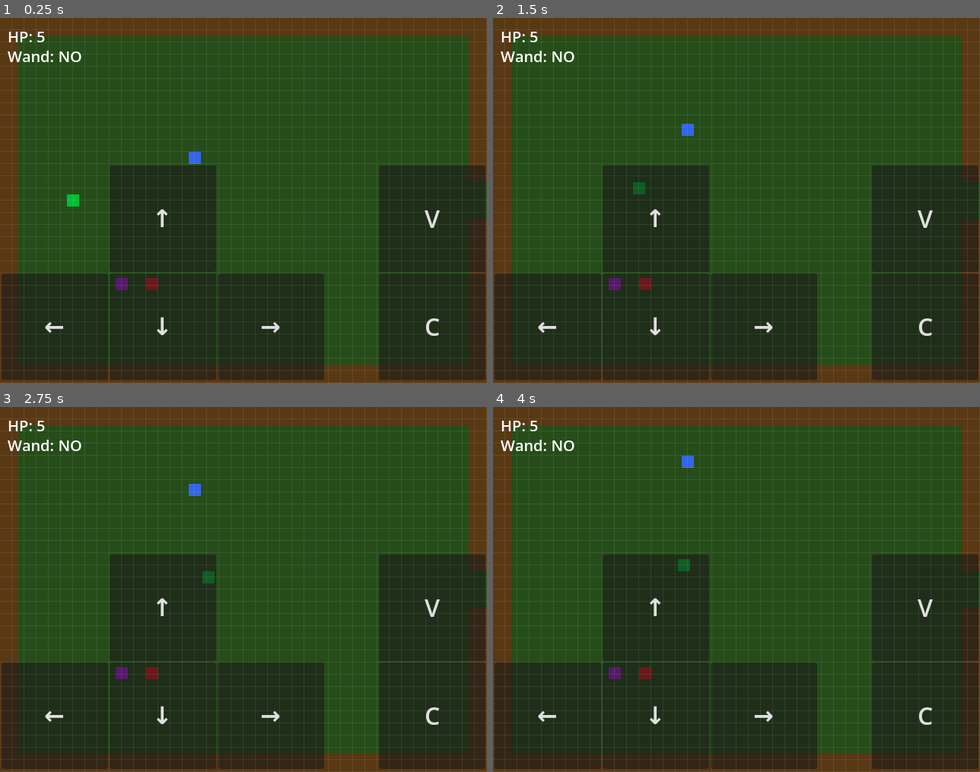
Above: before the commit, frames 1-4 (two rows, left to right).
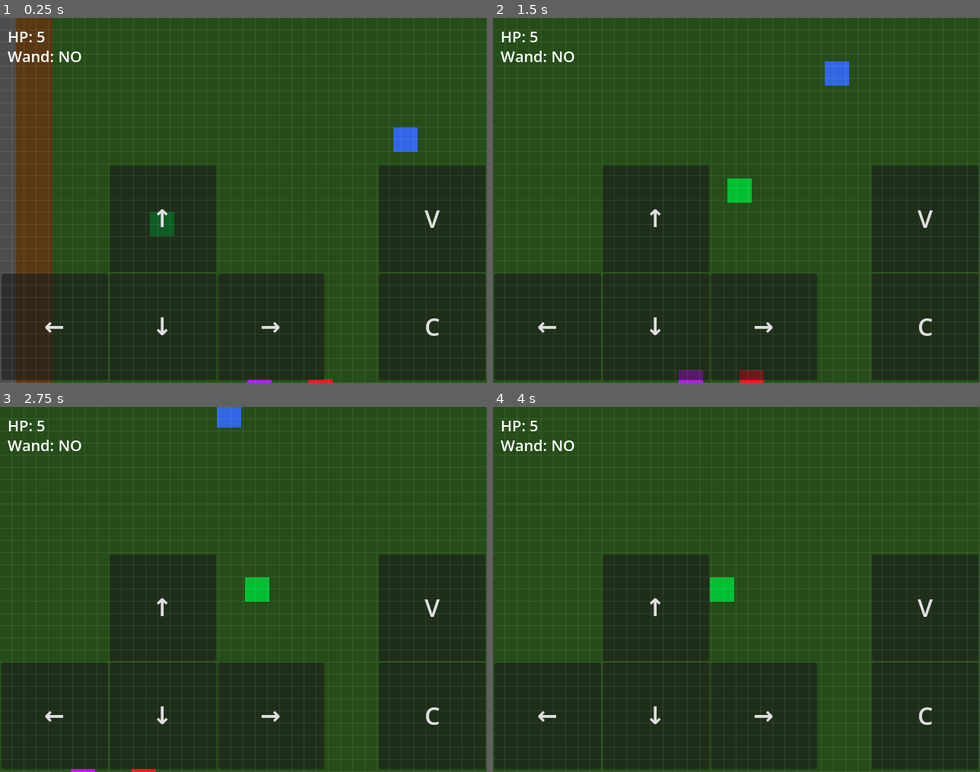
Above: after the commit, the same moments.

Repository: ollyfg/duddy-quest
Game: Godot game, scene res://scenes/main.tscn
The game is run twice, just before and just after one commit, with the same random seed, the same clock (stepped at 60 frames per second) and the same inputs.
Inputs (mouse positions are in pixels of both pictures, inside the frame that each line leads up to):
- Up to frame 1 (0.25 s): no input
- Up to frame 2 (1.5 s): move the mouse to (843, 182) at 0.52 s; hold D (move_right) 0.53-1.25 s; tap C (melee_attack) at 0.6 s; click (843, 182) at 0.67 s; drag from (639, 218) to (965, 200) at 1.27 s
- Up to frame 3 (2.75 s): move the mouse to (292, 509) at 2.02 s; hold D (move_right) from 2.03 s (still down); tap C (melee_attack) at 2.1 s
- Up to frame 4 (4 s): release D (move_right) at 2.75 s; drag from (712, 662) to (687, 490) at 2.77 s; move the mouse to (882, 644) at 3.52 s; hold A (move_left) from 3.53 s (still down); tap C (melee_attack) at 3.6 s

The runs differ from the first frame. In frame 1, 15% of the frame differs, in the area x 0-100%, y 0-100%; in frame 2, 12%; in frame 3, 11%; in frame 4, 11%.

Commit message:
Add zoomed-in camera that follows the player and clamps to room edges
Co-authored-by: ollyfg <8495389+ollyfg@users.noreply.github.com>

Diff:
--- a/scenes/player.tscn
+++ b/scenes/player.tscn
@@ -36,4 +36,10 @@
 
 [node name="ProjectileSpawn" type="Marker2D" parent="."]
 
+[node name="Camera2D" type="Camera2D" parent="."]
+zoom = Vector2(2, 2)
+position_smoothing_enabled = true
+position_smoothing_speed = 10.0
+limit_smoothed = true
+
 [connection signal="body_entered" from="MeleeArea" to="." method="_on_melee_area_body_entered"]
--- a/scripts/main.gd
+++ b/scripts/main.gd
@@ -94,6 +94,7 @@
 				npc.interaction_requested.connect(_on_npc_interaction_requested.bind(npc))
 
 	player.global_position = player_pos
+	player.set_camera_limits(current_room.get_room_rect())
 	_update_hp_display(player.hp)
 	_update_wand_display()
 
--- a/scripts/player.gd
+++ b/scripts/player.gd
@@ -41,6 +41,7 @@
 @onready var melee_area: Area2D = $MeleeArea
 @onready var projectile_spawn: Marker2D = $ProjectileSpawn
 @onready var sprite: ColorRect = $Sprite
+@onready var camera: Camera2D = $Camera2D
 
 
 func _ready() -> void:
@@ -151,6 +152,13 @@
 	_knockback_velocity = direction.normalized() * KNOCKBACK_SPEED
 
 
+func set_camera_limits(rect: Rect2) -> void:
+	camera.limit_left = int(rect.position.x)
+	camera.limit_top = int(rect.position.y)
+	camera.limit_right = int(rect.position.x + rect.size.x)
+	camera.limit_bottom = int(rect.position.y + rect.size.y)
+
+
 func _on_melee_area_body_entered(body: Node) -> void:
 	if body.has_method("on_hit"):
 		body.on_hit()
--- a/scripts/room.gd
+++ b/scripts/room.gd
@@ -5,6 +5,9 @@
 signal exit_triggered(direction: String)
 
 const INTERACT_RANGE: float = 60.0
+
+## Size of this room in pixels.  Used by the camera to clamp the viewport.
+@export var room_size: Vector2 = Vector2(640.0, 480.0)
 
 ## Maps exit direction → true when that exit is currently locked by a switch.
 var _locked_exits: Dictionary = {}
@@ -52,6 +55,12 @@
 				_locked_exits[sw.locked_exit] = not is_on
 
 
+## Returns the world-space Rect2 that this room occupies.
+## The camera clamps to this rect so the viewport never shows outside the room.
+func get_room_rect() -> Rect2:
+	return Rect2(global_position, room_size)
+
+
 ## Returns the nearest friendly NPC within interaction range, or null.
 func get_nearby_npc(pos: Vector2) -> Node:
 	if not has_node("NPCs"):
